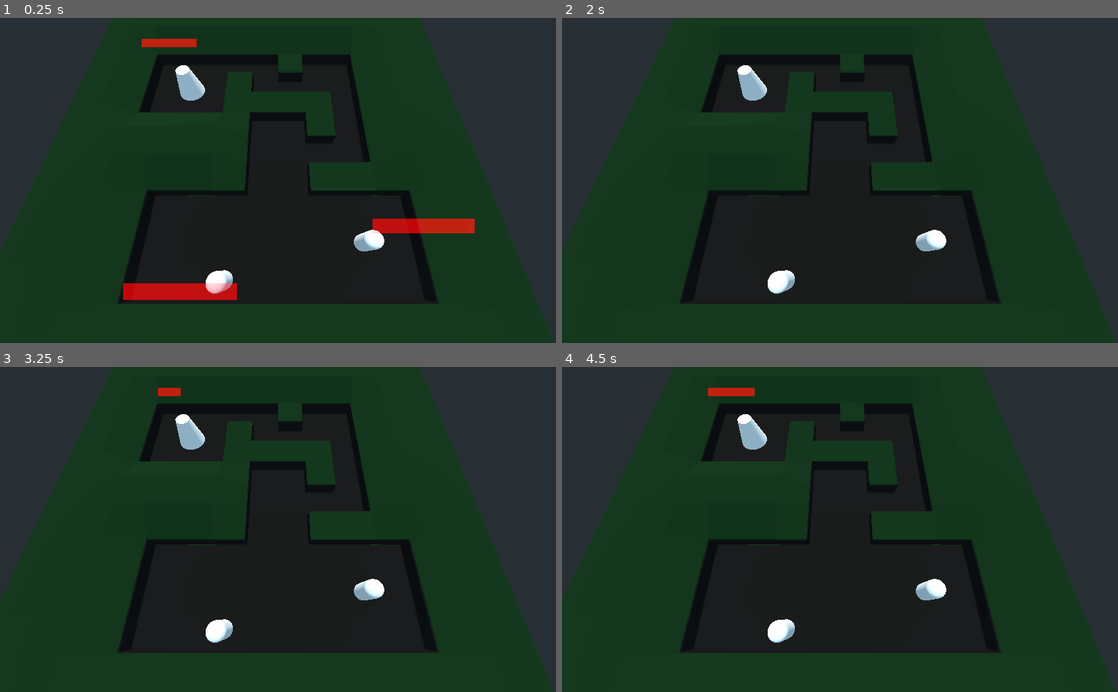
Above: before the commit, frames 1-4 (two rows, left to right).
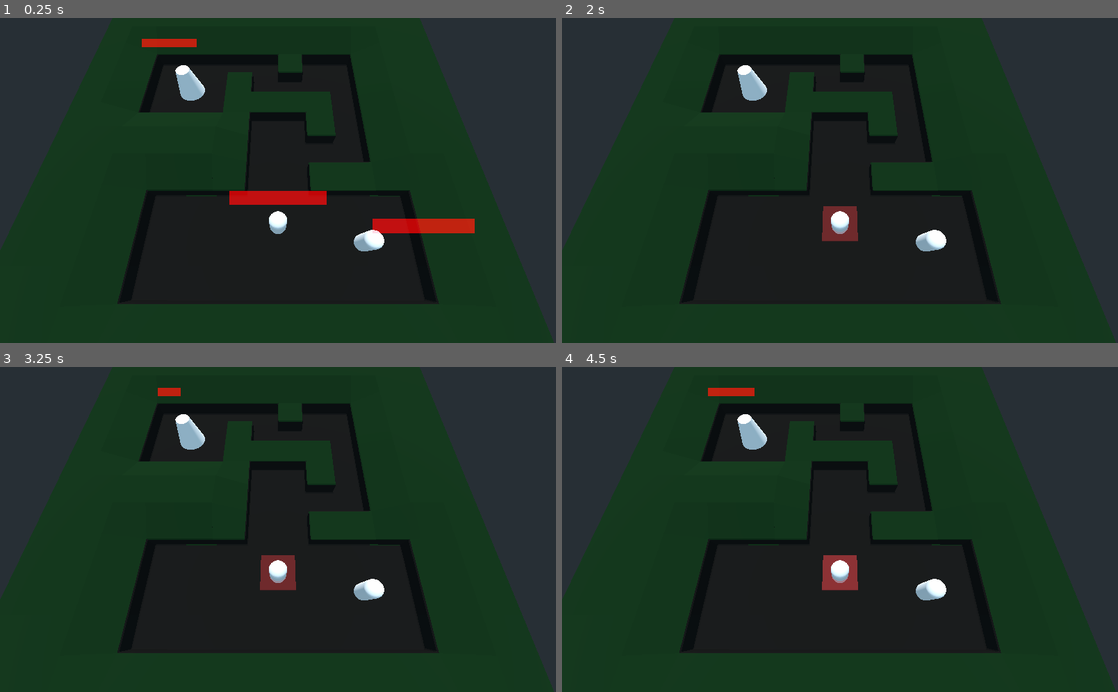
Above: after the commit, the same moments.

Repository: rubenMiller/rwu-spieleentwicklung-project
Game: Godot game, scene res://levels/pathfinding.tscn
Same seed, same stepped clock (60 frames per second), same inputs: the game is played once before the commit and once after it.
Inputs (mouse positions are in pixels of both pictures, inside the frame that each line leads up to):
- Up to frame 1 (0.25 s): no input
- Up to frame 2 (2 s): tap Enter (ui_accept) at 0.5, 0.77, 1.52 s; move the mouse to (962, 164) at 0.52 s; press the mouse at (962, 164) at 0.53 s; move the mouse to (728, 196) at 1.27 s; release the mouse at (728, 196) at 1.28 s; click (728, 196) at 1.35 s
- Up to frame 3 (3.25 s): move the mouse to (333, 458) at 2.02 s; press the mouse at (333, 458) at 2.03 s; tap Enter (ui_accept) at 2.75, 3.02 s; move the mouse to (250, 594) at 2.77 s; release the mouse at (250, 594) at 2.78 s; click (250, 594) at 2.85 s
- Up to frame 4 (4.5 s): tap Enter (ui_accept) at 3.5, 3.77, 4.25 s; move the mouse to (1006, 578) at 3.52 s; press the mouse at (1006, 578) at 3.53 s; move the mouse to (673, 480) at 4.27 s; release the mouse at (673, 480) at 4.28 s; click (673, 480) at 4.35 s

The runs differ from the first frame. In frame 1, 2.1% of the frame differs, in the area x 22-59%, y 53-87%; in frame 2, 1.0%; in frame 3, 1.0%; in frame 4, 1.0%.

Commit message:
mortar impact area now visible

Diff:
--- /dev/null
+++ b/godot-files/Art/materials/impact_area_material.tres
@@ -0,0 +1,5 @@
+[gd_resource type="SpatialMaterial" format=2]
+
+[resource]
+flags_transparent = true
+albedo_color = Color( 0.686275, 0.184314, 0.184314, 0.278431 )
--- /dev/null
+++ b/godot-files/Components/AttackComponent_end_tower.gd
@@ -0,0 +1,49 @@
+extends Node
+
+export var target_group_name := ""
+export (Resource) var  impact_area
+onready var reload_timer = $Reload_timer
+onready var health_bar = $Health_bar
+
+
+var target_list = []
+
+func _ready():
+	pass
+
+func _process(_delta):
+	health_bar.scale.x = reload_timer.time_left / reload_timer.wait_time
+	if not reload_timer.is_stopped():
+		return
+
+	if target_list.size():
+		shoot_first_target()
+		reload_timer.start()
+
+func shoot_first_target():
+	target_list[0].get_child(0).reduceHealth(1)
+	#print("shoot")
+	#print(target_list[0].translation)
+	var area = impact_area.instance()
+	area.translation = target_list[0].translation - get_parent().translation
+	#print(area.translation)
+	#print("get_parent()", get_parent().translation)
+	add_child(area)
+#
+#var tile :Tile= idle_tile.instance()
+#		tile.translation = cell_world
+#		tile.add_to_group("selectable_tiles")
+#		if cell == get_used_cells_by_item(1)[0]:
+#			tile.add_to_group("win_tiles")
+#		tile_container.add_child(tile)
+
+func _on_Radius_Component_body_entered(body: Node) -> void:
+	print("I ",get_parent() , " detected in my Radius: ", target_group_name, body)
+	#print(body, " wants to attack: ", target_group_name, " body: ", body)
+	if body.is_in_group(target_group_name):
+		print("I ",get_parent() , " want to attack: ", target_group_name, body)
+		target_list.append(body)
+
+func _on_Radius_Component_body_exited(body: Node) -> void:
+		if body.is_in_group(target_group_name):
+			target_list.erase(body)
--- /dev/null
+++ b/godot-files/Components/AttackComponent_end_tower.tscn
@@ -0,0 +1,25 @@
+[gd_scene load_steps=4 format=2]
+
+[ext_resource path="res://Components/AttackComponent_end_tower.gd" type="Script" id=1]
+
+[sub_resource type="Gradient" id=15]
+offsets = PoolRealArray( 0 )
+colors = PoolColorArray( 1, 0, 0, 0.537255 )
+
+[sub_resource type="GradientTexture" id=16]
+gradient = SubResource( 15 )
+width = 8
+
+[node name="Attack_component_end_tower" type="Spatial"]
+script = ExtResource( 1 )
+
+[node name="Reload_timer" type="Timer" parent="."]
+wait_time = 2.0
+one_shot = true
+autostart = true
+
+[node name="Health_bar" type="Sprite3D" parent="."]
+transform = Transform( 1, 0, 0, 0, 1, 0, 0, 0, 1, 0, 6, 0 )
+pixel_size = 1.0
+billboard = 1
+texture = SubResource( 16 )
--- a/godot-files/Entities/End_mortar.tscn
+++ b/godot-files/Entities/End_mortar.tscn
@@ -1,10 +1,11 @@
-[gd_scene load_steps=12 format=2]
+[gd_scene load_steps=13 format=2]
 
 [ext_resource path="res://Entities/SelectionArea.gd" type="Script" id=1]
 [ext_resource path="res://Entities/troop_tower.gd" type="Script" id=2]
-[ext_resource path="res://Components/AttackComponent.tscn" type="PackedScene" id=3]
+[ext_resource path="res://Components/AttackComponent_end_tower.tscn" type="PackedScene" id=3]
 [ext_resource path="res://Components/Radius_Component.tscn" type="PackedScene" id=4]
 [ext_resource path="res://Art/fonts/Montserrat-Medium.ttf" type="DynamicFontData" id=5]
+[ext_resource path="res://Entities/impact_area.tscn" type="PackedScene" id=6]
 
 [sub_resource type="BoxShape" id=1]
 extents = Vector3( 2, 2, 4 )
@@ -49,9 +50,6 @@
 [node name="CollisionShape" type="CollisionShape" parent="SelectionArea"]
 shape = SubResource( 5 )
 
-[node name="Attack_component" parent="." instance=ExtResource( 3 )]
-target_group_name = "troop"
-
 [node name="Label3D" type="Label3D" parent="."]
 transform = Transform( 1, 0, 0, 0, 1, 0, 0, 0, 1, -0.0928533, 1.16272, 1.48533 )
 text = "Selected
@@ -63,6 +61,10 @@
 visible = false
 radius = 300.0
 
+[node name="Attack_component_end_tower" parent="." instance=ExtResource( 3 )]
+target_group_name = "troop"
+impact_area = ExtResource( 6 )
+
 [connection signal="selection_toggled" from="SelectionArea" to="." method="_on_SelectionArea_selection_toggled"]
-[connection signal="body_entered" from="Radius_Component" to="Attack_component" method="_on_Radius_Component_body_entered"]
-[connection signal="body_exited" from="Radius_Component" to="Attack_component" method="_on_Radius_Component_body_exited"]
+[connection signal="body_entered" from="Radius_Component" to="Attack_component_end_tower" method="_on_Radius_Component_body_entered"]
+[connection signal="body_exited" from="Radius_Component" to="Attack_component_end_tower" method="_on_Radius_Component_body_exited"]
--- /dev/null
+++ b/godot-files/Entities/impact_area.gd
@@ -0,0 +1,6 @@
+extends Area
+
+
+
+func _on_Timer_timeout() -> void:
+	queue_free()
--- /dev/null
+++ b/godot-files/Entities/impact_area.tscn
@@ -0,0 +1,27 @@
+[gd_scene load_steps=5 format=2]
+
+[ext_resource path="res://Art/materials/impact_area_material.tres" type="Material" id=1]
+[ext_resource path="res://Entities/impact_area.gd" type="Script" id=2]
+
+[sub_resource type="BoxShape" id=1]
+extents = Vector3( 2, 1, 2 )
+
+[sub_resource type="CubeMesh" id=2]
+material = ExtResource( 1 )
+size = Vector3( 4, 0.1, 4 )
+
+[node name="Impact_area" type="Area"]
+script = ExtResource( 2 )
+
+[node name="CollisionShape" type="CollisionShape" parent="."]
+shape = SubResource( 1 )
+
+[node name="MeshInstance" type="MeshInstance" parent="."]
+mesh = SubResource( 2 )
+
+[node name="Timer" type="Timer" parent="."]
+wait_time = 3.0
+one_shot = true
+autostart = true
+
+[connection signal="timeout" from="Timer" to="." method="_on_Timer_timeout"]
--- a/godot-files/levels/pathfinding.tscn
+++ b/godot-files/levels/pathfinding.tscn
@@ -36,7 +36,7 @@
 selectedMaterial = ExtResource( 11 )
 
 [node name="Sam" parent="Troops" instance=ExtResource( 1 )]
-transform = Transform( -1, 0, -8.74228e-08, 0, 1, 0, 8.74228e-08, 0, -1, 6, 4, -18 )
+transform = Transform( -1, 0, 8.74228e-08, 0, 1, 0, -8.74228e-08, 0, -1, 3.73501e-07, 4, -12 )
 
 [node name="Frodo" parent="Troops" instance=ExtResource( 1 )]
 transform = Transform( -1, 0, -8.74228e-08, 0, 1, 0, 8.74228e-08, 0, -1, -10, 4, -14 )
@@ -63,7 +63,7 @@
 cell_size = Vector3( 4, 4, 4 )
 cell_scale = 2.0
 data = {
-"cells": PoolIntArray( 0, 0, 0, 65533, 0, 0, 65535, 0, 0, 2, 1, 0, 3, 1, 0, 4, 1, 0, 65533, 1, 0, 0, 2, 0, 2, 2, 0, 3, 2, 1, 4, 2, 0, 65533, 2, 0, 65534, 2, 0, 65535, 2, 0, 0, 3, 0, 1, 3, 0, 2, 3, 0, 3, 3, 0, 4, 3, 0, 65533, 3, 0, 65534, 3, 0, 0, 4, 0, 1, 4, 0, 2, 4, 0, 3, 4, 0, 0, 65531, 0, 1, 65531, 0, 2, 65531, 0, 3, 65531, 0, 65532, 65531, 0, 65533, 65531, 0, 65534, 65531, 0, 65535, 65531, 0, 0, 65532, 0, 1, 65532, 0, 2, 65532, 0, 3, 65532, 0, 65532, 65532, 0, 65533, 65532, 0, 65534, 65532, 0, 65535, 65532, 0, 0, 65533, 0, 1, 65533, 0, 2, 65533, 0, 3, 65533, 0, 65532, 65533, 0, 65533, 65533, 0, 65534, 65533, 0, 65535, 65533, 0, 0, 65534, 0, 65535, 65534, 0, 0, 65535, 0, 65533, 65535, 0, 65534, 65535, 0, 65535, 65535, 0 )
+"cells": PoolIntArray( 0, 0, 0, 1, 0, 0, 2, 0, 0, 65533, 0, 0, 65535, 0, 0, 2, 1, 0, 3, 1, 0, 4, 1, 0, 65533, 1, 0, 0, 2, 0, 2, 2, 0, 3, 2, 1, 4, 2, 0, 65533, 2, 0, 65534, 2, 0, 65535, 2, 0, 0, 3, 0, 1, 3, 0, 2, 3, 0, 3, 3, 0, 4, 3, 0, 65533, 3, 0, 65534, 3, 0, 0, 4, 0, 1, 4, 0, 2, 4, 0, 3, 4, 0, 0, 65531, 0, 1, 65531, 0, 2, 65531, 0, 3, 65531, 0, 65532, 65531, 0, 65533, 65531, 0, 65534, 65531, 0, 65535, 65531, 0, 0, 65532, 0, 1, 65532, 0, 2, 65532, 0, 3, 65532, 0, 65532, 65532, 0, 65533, 65532, 0, 65534, 65532, 0, 65535, 65532, 0, 0, 65533, 0, 1, 65533, 0, 2, 65533, 0, 3, 65533, 0, 65532, 65533, 0, 65533, 65533, 0, 65534, 65533, 0, 65535, 65533, 0, 0, 65534, 0, 65535, 65534, 0, 0, 65535, 0, 1, 65535, 0, 65533, 65535, 0, 65534, 65535, 0, 65535, 65535, 0 )
 }
 script = ExtResource( 7 )
 __meta__ = {
